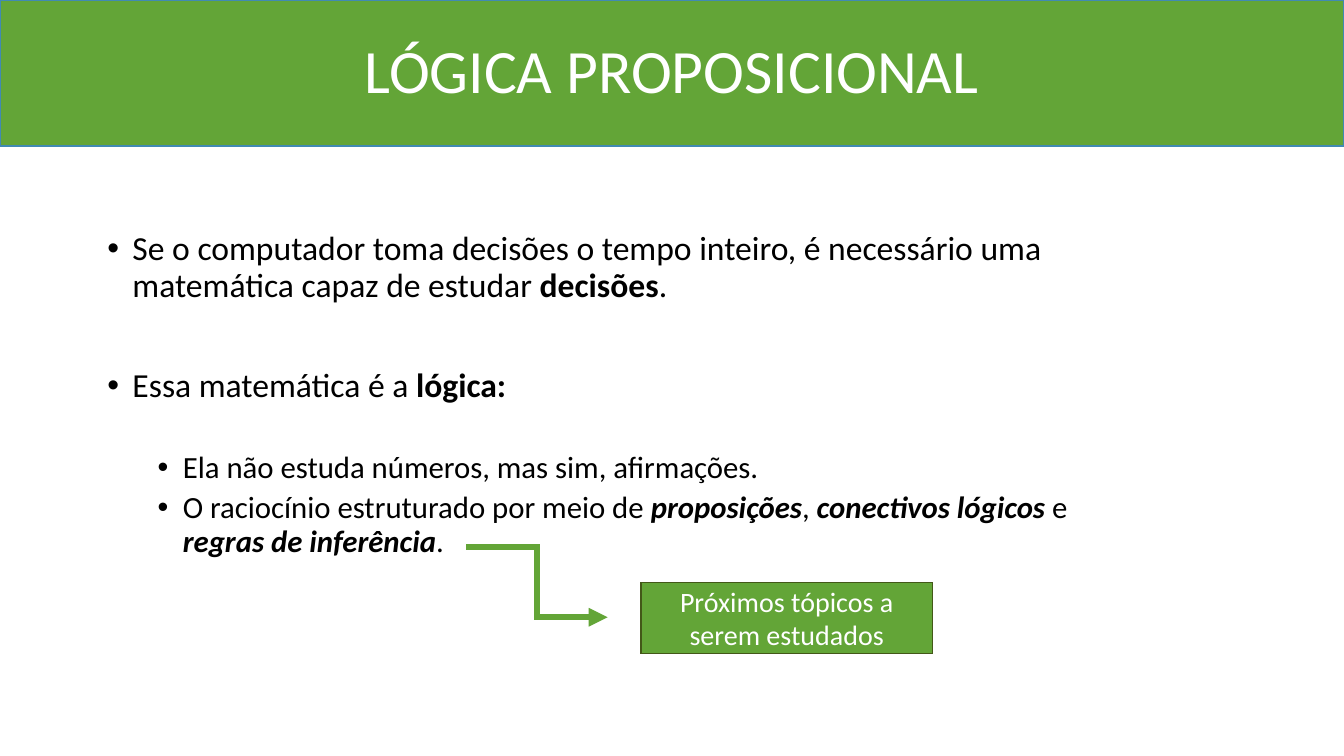
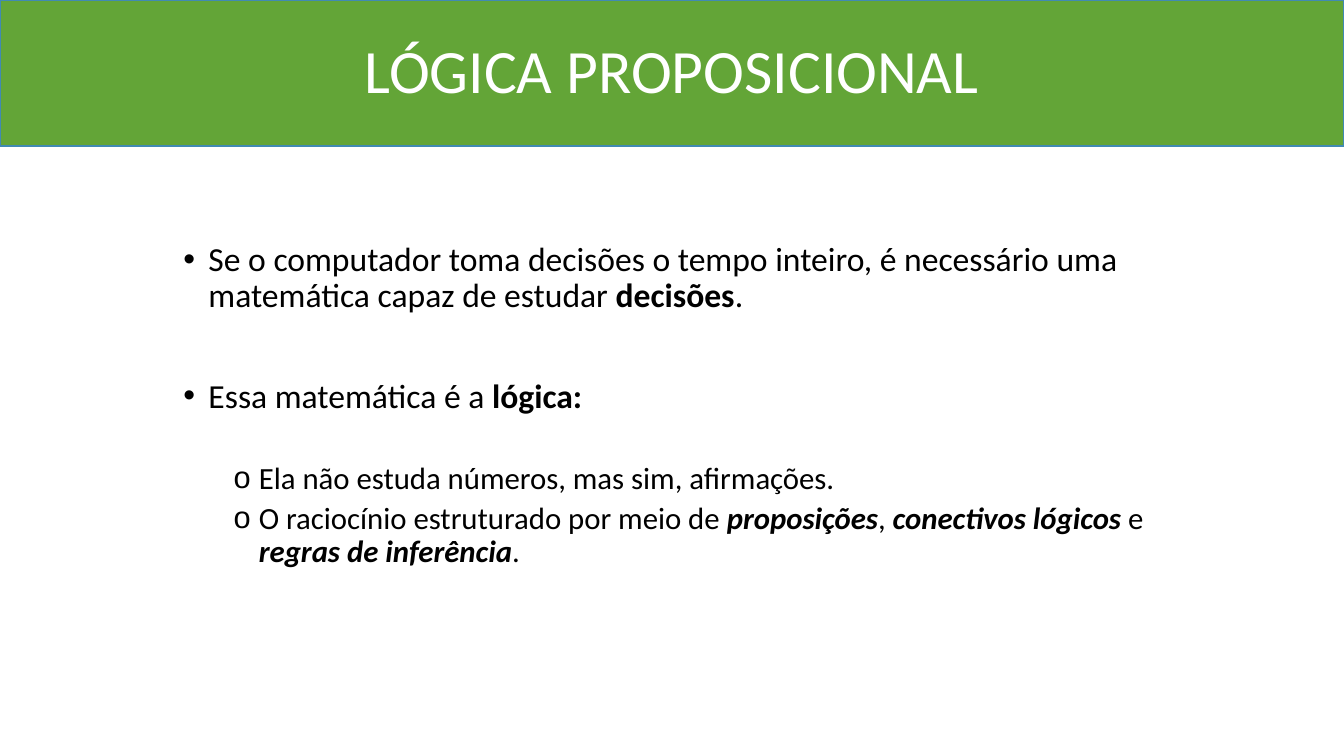
Before and after one commit to Marcio-Salmazo/Aulas, a slide deck: slide 14 of UNIUBE-MD/Teoria_MD.pptx. Drawn at 1344x756 pixels with LibreOffice and Linux fonts; fonts in the diff are those of the drawing. Boxes give left, top, right and bottom in pixels: in the first picture for what was removed or moved away, otherwise in the second. Text is boxed around its words. In the diff, an @@ line names an element or a change of style, - is before the commit and + after.

```diff
--- a/UNIUBE-MD/Teoria_MD.pptx
+++ b/UNIUBE-MD/Teoria_MD.pptx
@@ text "Se o computador toma decisões ...": place and size @@
-text "Se o computador toma decisões ..." at box(132, 236, 1067, 558)
+text "Se o computador toma decisões ..." at box(208, 247, 1143, 568)
@@ text at box(259, 467, 1143, 568): bullet • to o @@
@@ elbow arrow removed from (466, 547) to (608, 617) @@
@@ rectangle removed at box(641, 583, 933, 654) @@
-Próximos tópicos a serem estudados
```
Also in this commit, not shown: 22 other slides changed, 11 slides added, 1 slide removed, 2 other files.
